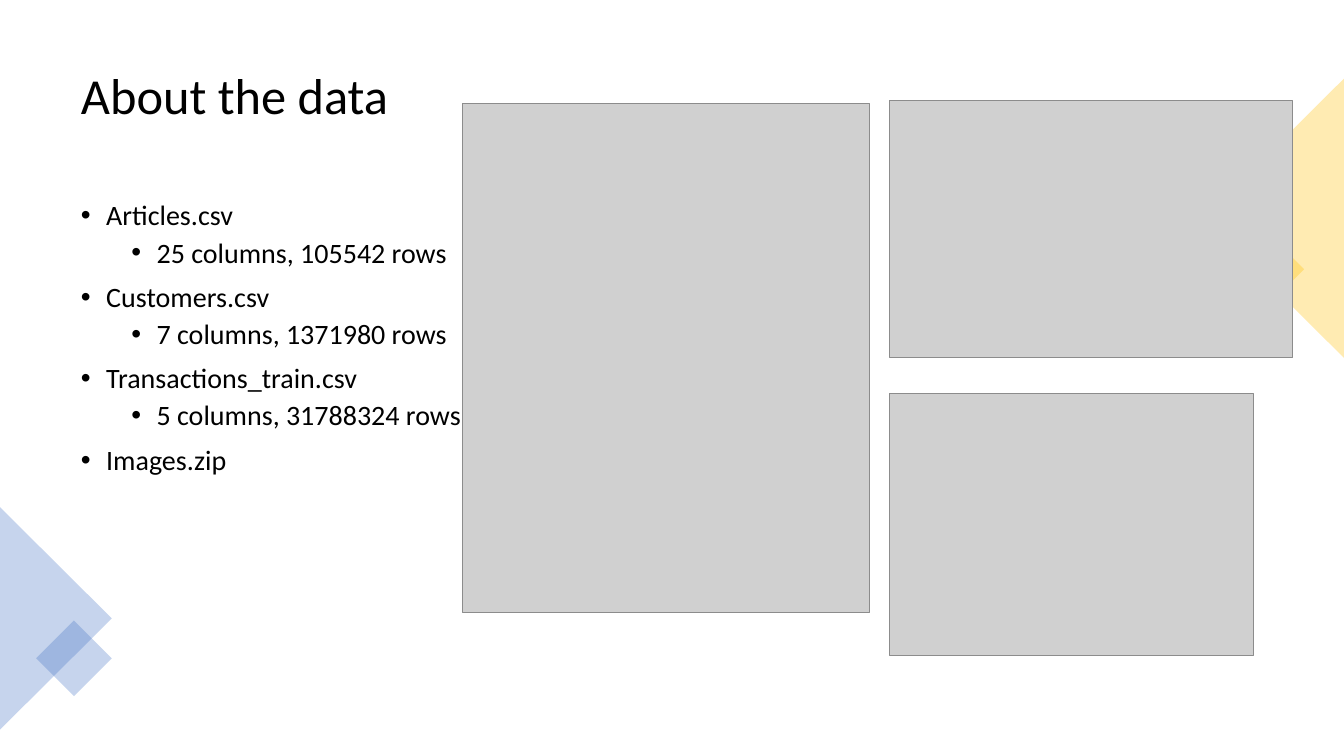
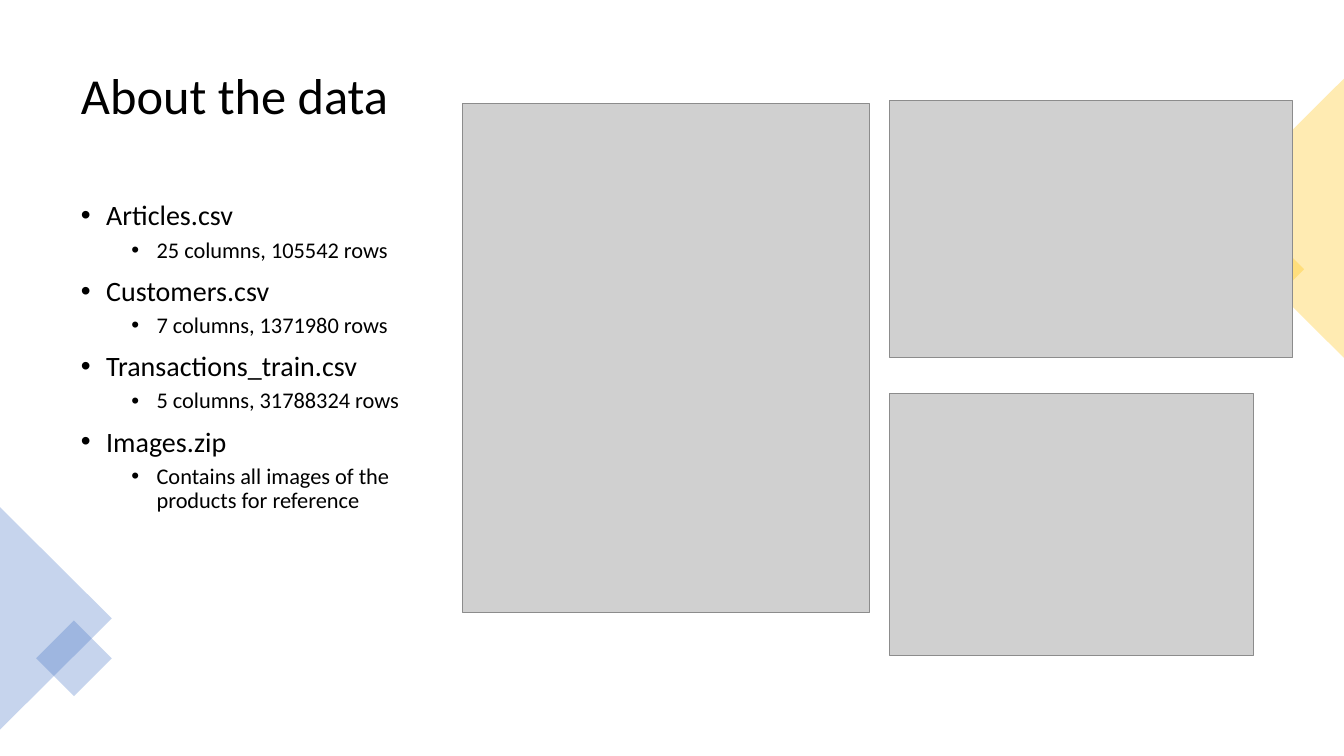
Before and after one commit to recohut/hnm_fashion_recommendation, a slide deck: slide 3 of reports/workflow_explanation.pptx. Drawn at 1344x756 pixels with LibreOffice and Linux fonts; fonts in the diff are those of the drawing; grey boxes stand for pictures. Boxes give left, top, right and bottom in pixels: in the first picture for what was removed or moved away, otherwise in the second. Text is boxed around its words. In the diff, an @@ line names an element or a change of style, - is before the commit and + after.

Commit message:
data cleaning

```diff
--- a/reports/workflow_explanation.pptx
+++ b/reports/workflow_explanation.pptx
@@ text at [157, 242, 399, 411]: size 20 to 16 pt in "25 columns, 105542 rows", "7 columns, 1371980 rows", "5 columns, 31788324 rows" @@
@@ text at [157, 468, 389, 512]: paragraph added @@
+  • Contains all images of the products for reference
```
Also in this commit, not shown: 2 other slides changed, 5 other files.
